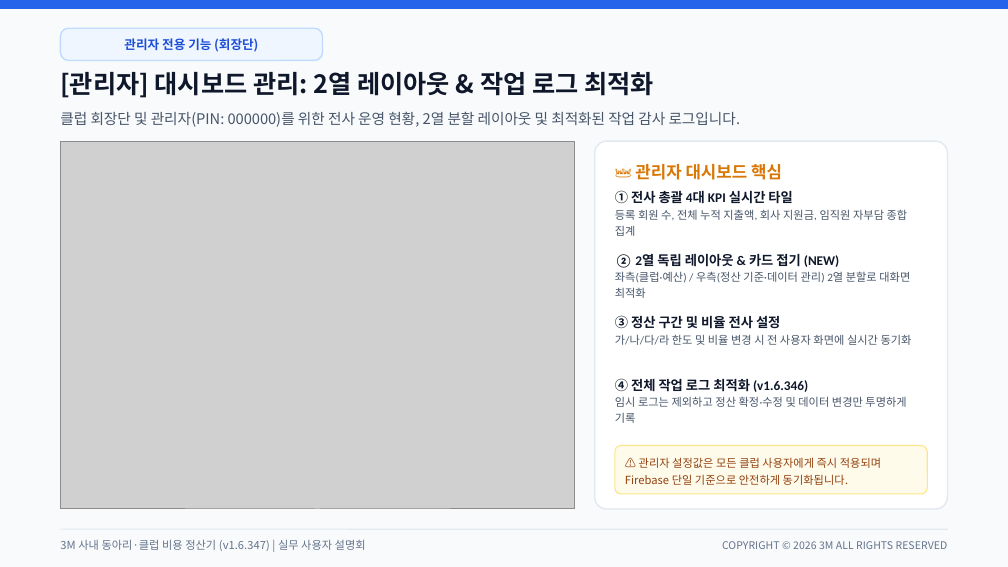
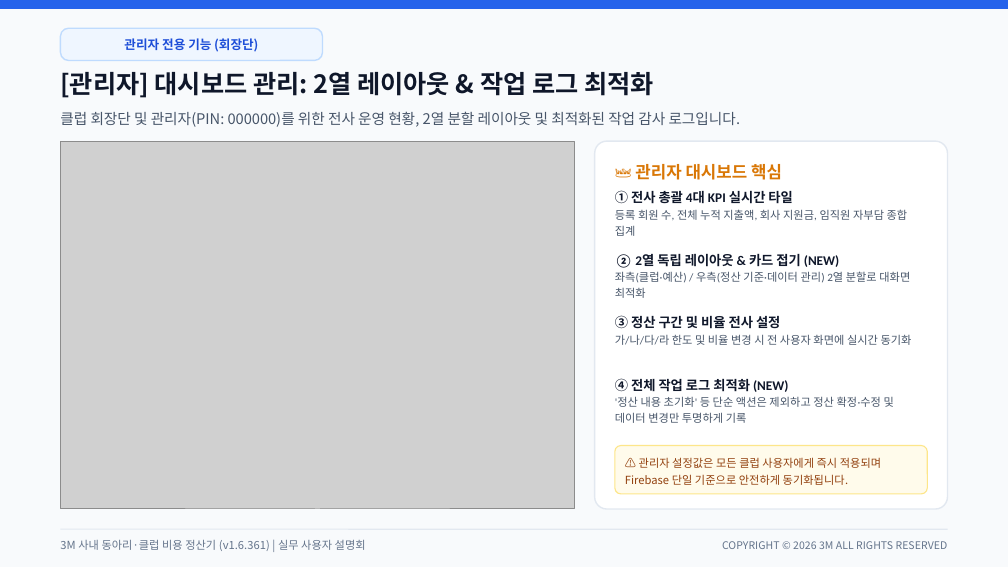
Before and after one commit to gochujangs33-dot/Club-expense, a slide deck: slide 9 of 3M_사내_클럽_비용_정산_시스템_사용_설명회.pptx. Drawn at 1008x567 pixels with LibreOffice and Linux fonts; fonts in the diff are those of the drawing; grey boxes stand for pictures. Boxes give left, top, right and bottom in pixels: in the first picture for what was removed or moved away, otherwise in the second. Text is boxed around its words. In the diff, an @@ line names an element or a change of style, - is before the commit and + after.

Commit message:
v1.6.361: 발표자료(PPTX) 및 인앱 사용법·정산 기준 모달 최신 내용 전면 동기화

```diff
--- a/3M_사내_클럽_비용_정산_시스템_사용_설명회.pptx
+++ b/3M_사내_클럽_비용_정산_시스템_사용_설명회.pptx
@@ text at <box>615,378,894,423</box>: text changed @@
-④ 전체 작업 로그 최적화 (v1.6.346)
-임시 로그는 제외하고 정산 확정·수정 및 데이터 변경만 투명하게 기록
+④ 전체 작업 로그 최적화 (NEW)
+'정산 내용 초기화' 등 단순 액션은 제외하고 정산 확정·수정 및 데이터 변경만 투명하게 기록
@@ text at <box>60,540,366,551</box>: text changed @@
-3M 사내 동아리·클럽 비용 정산기 (v1.6.347) | 실무 사용자 설명회
+3M 사내 동아리·클럽 비용 정산기 (v1.6.361) | 실무 사용자 설명회
```
Also in this commit, not shown: 11 other slides changed, 14 other files.
